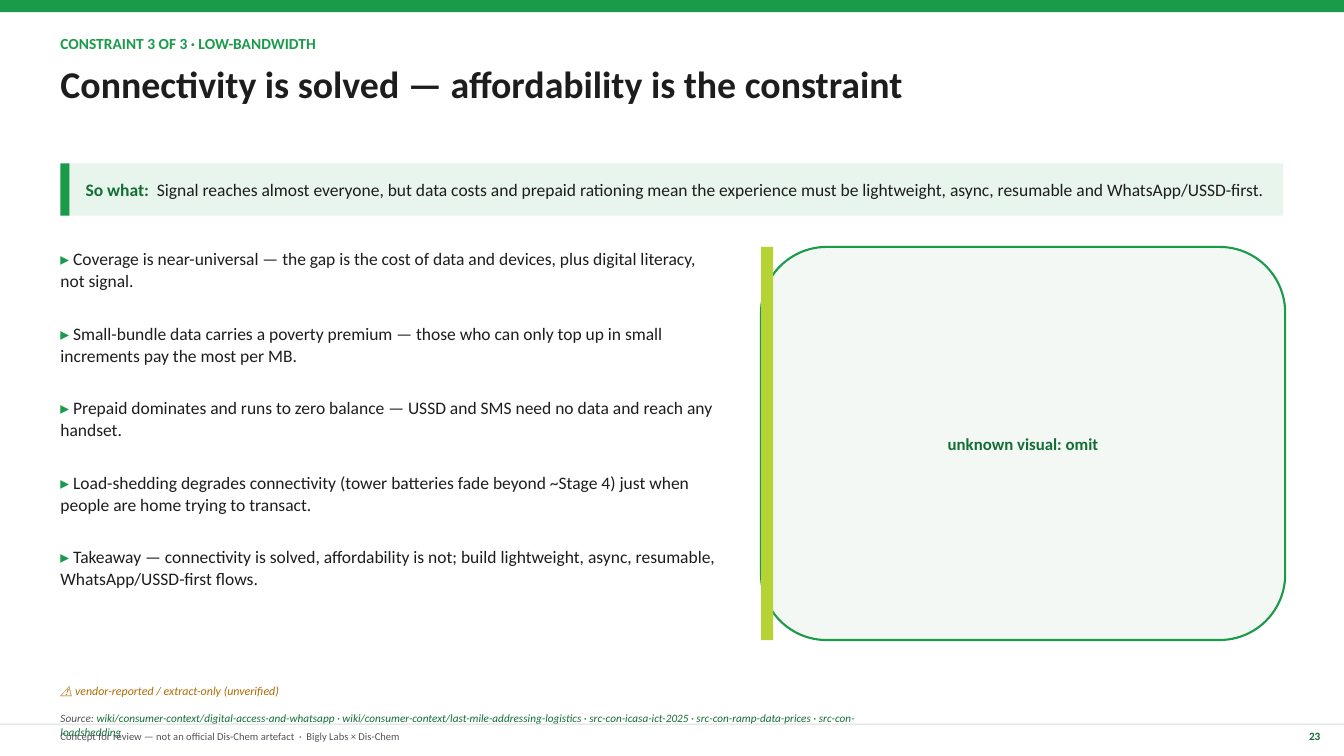
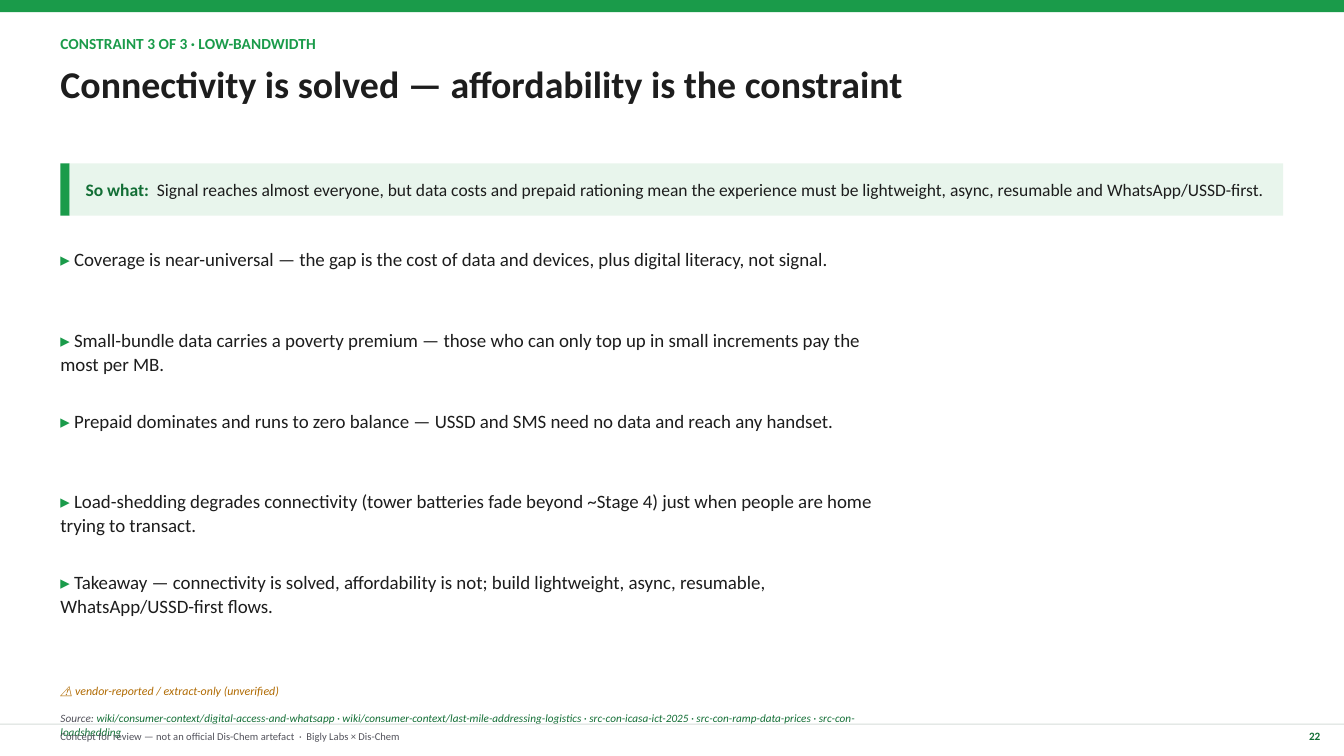
Before and after one commit to jianreis/tamsin-work, a slide deck: slide 22 of deliverables/00-scripting-strategy-deck.pptx (slide 23 before the commit). Drawn at 1344x756 pixels with LibreOffice and Linux fonts; fonts in the diff are those of the drawing. Boxes give left, top, right and bottom in pixels: in the first picture for what was removed or moved away, otherwise in the second. Text is boxed around its words. In the diff, an @@ line names an element or a change of style, - is before the commit and + after.

```diff
--- a/deliverables/00-scripting-strategy-deck.pptx
+++ b/deliverables/00-scripting-strategy-deck.pptx
@@ rounded rectangle removed at bbox=[761, 247, 1286, 640] @@
-unknown visual: omit
@@ rectangle removed at bbox=[761, 247, 773, 640] @@
@@ text "▸ Prepaid dominates and runs ...": place and size @@
-text "▸ Prepaid dominates and runs ..." at bbox=[60, 402, 712, 436]
+text "▸ Prepaid dominates and runs ..." at bbox=[74, 415, 833, 431]
@@ text "▸ Load-shedding degrades connectivity (tower ...": place and size @@
-text "▸ Load-shedding degrades connectivity (tower ..." at bbox=[60, 476, 689, 514]
+text "▸ Load-shedding degrades connectivity (tower ..." at bbox=[60, 494, 871, 536]
@@ size 12.5 to 13.5 pt in 5 elements at bbox=[74, 253, 827, 270], bbox=[60, 334, 860, 374], bbox=[74, 415, 833, 431], bbox=[60, 494, 871, 536], bbox=[60, 576, 765, 616] @@
@@ text "▸ Takeaway — connectivity is ...": place and size @@
-text "▸ Takeaway — connectivity is ..." at bbox=[60, 551, 715, 588]
+text "▸ Takeaway — connectivity is ..." at bbox=[60, 576, 765, 616]
```
Also in this commit, not shown: 30 other slides changed, 2 slides removed, 4 other files.
